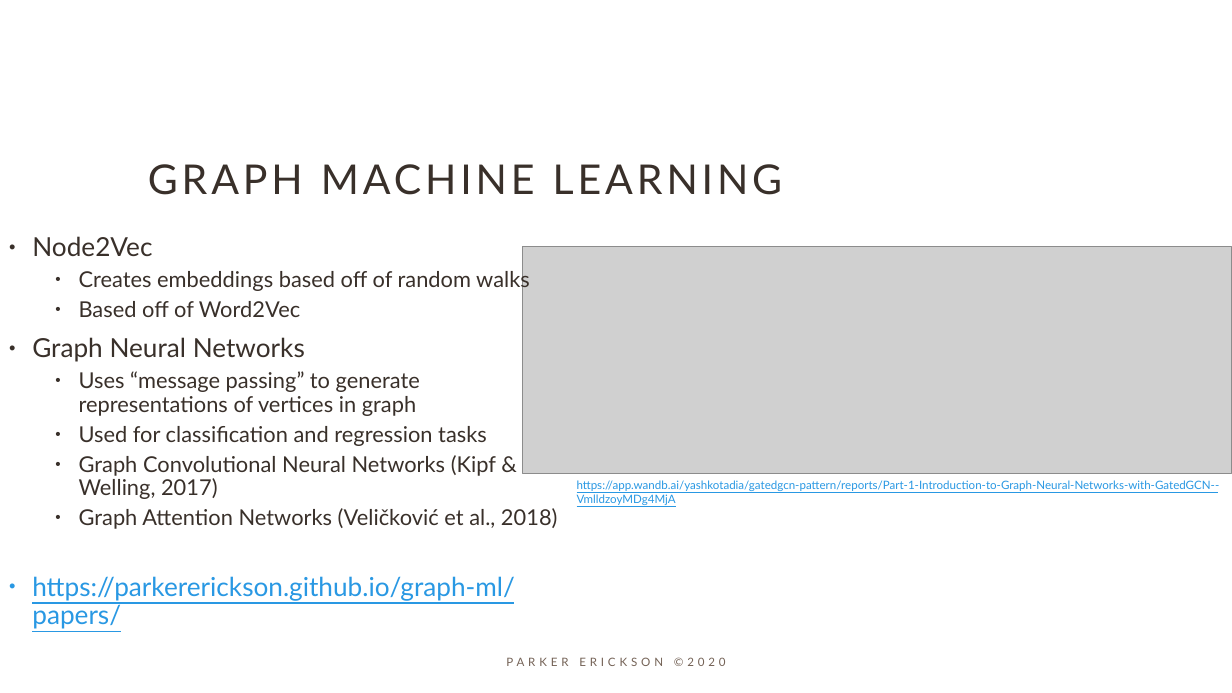
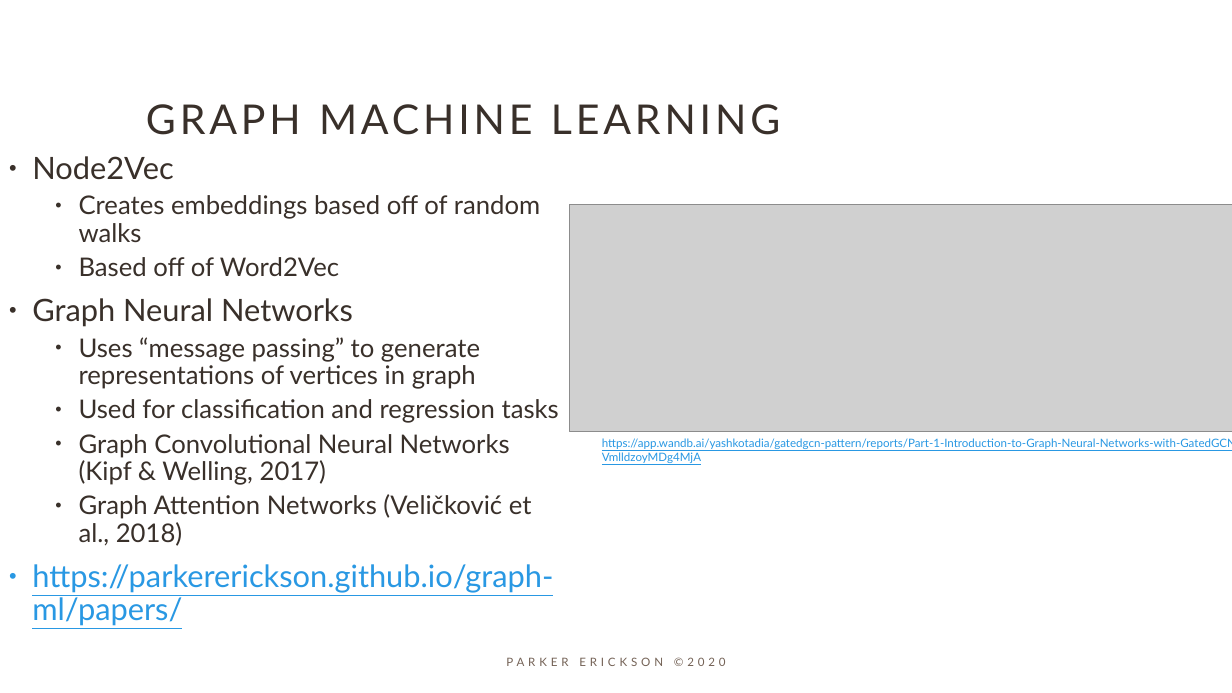
Before and after one commit to parkererickson/graphAIWorldDataframeToGraph, a slide deck: slide 8 of From Dataframes to Graph.pptx (slide 7 before the commit). Drawn at 1232x693 pixels with LibreOffice and Linux fonts; fonts in the diff are those of the drawing; grey boxes stand for pictures. Boxes give left, top, right and bottom in pixels: in the first picture for what was removed or moved away, otherwise in the second. Text is boxed around its words. In the diff, an @@ line names an element or a change of style, - is before the commit and + after.

```diff
--- a/From Dataframes to Graph.pptx
+++ b/From Dataframes to Graph.pptx
@@ title "GRAPH MACHINE LEARNING" moved from (x1=148, y1=164, x2=782, y2=195) to (x1=146, y1=104, x2=780, y2=135) @@
@@ text "Node2Vec" moved from (x1=32, y1=236, x2=558, y2=629) to (x1=32, y1=156, x2=559, y2=626) @@
@@ text "Node2Vec" at (x1=32, y1=156, x2=559, y2=626): size 20.4 to 24 pt in "Node2Vec", "Graph Neural Networks", "https://parkererickson.github.io/graph-ml/papers/"; size 17 to 20 pt in "Creates embeddings based off of random walks", "Based off of Word2Vec", "Uses “message passing” to generate representations of ...", "Used for classification and regression tasks" and 2 more places @@
@@ picture resized from (x1=523, y1=247, x2=1232, y2=474) to (x1=569, y1=205, x2=1232, y2=433) @@
@@ text "https://app.wandb.ai/yashkotadia/gatedgcn-pattern/reports/Pa ..." rewrapped from (x1=577, y1=480, x2=1220, y2=505) to (x1=602, y1=438, x2=1232, y2=463) @@
```
Also in this commit, not shown: 4 other slides changed, 1 slide added, 1 slide removed, 2 other files.
